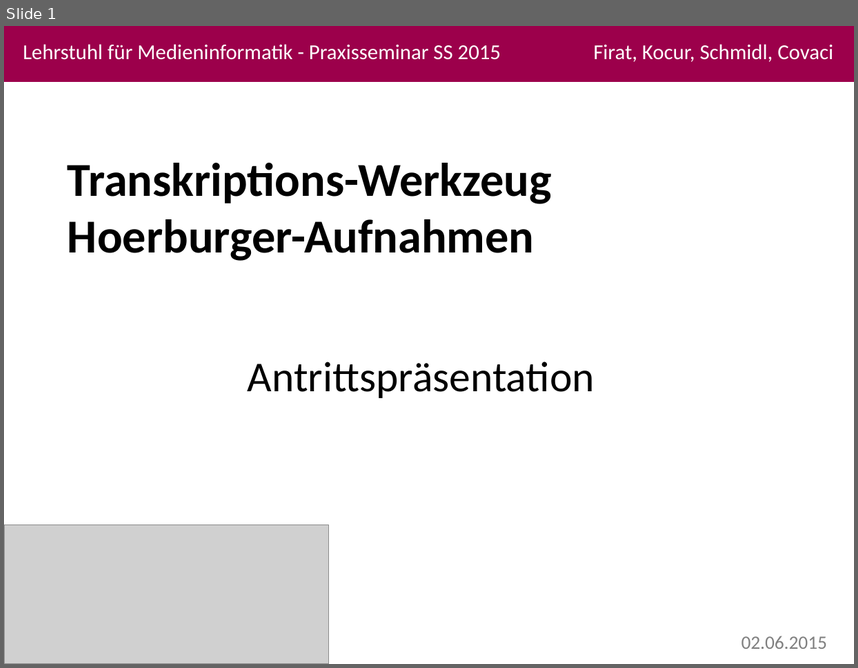
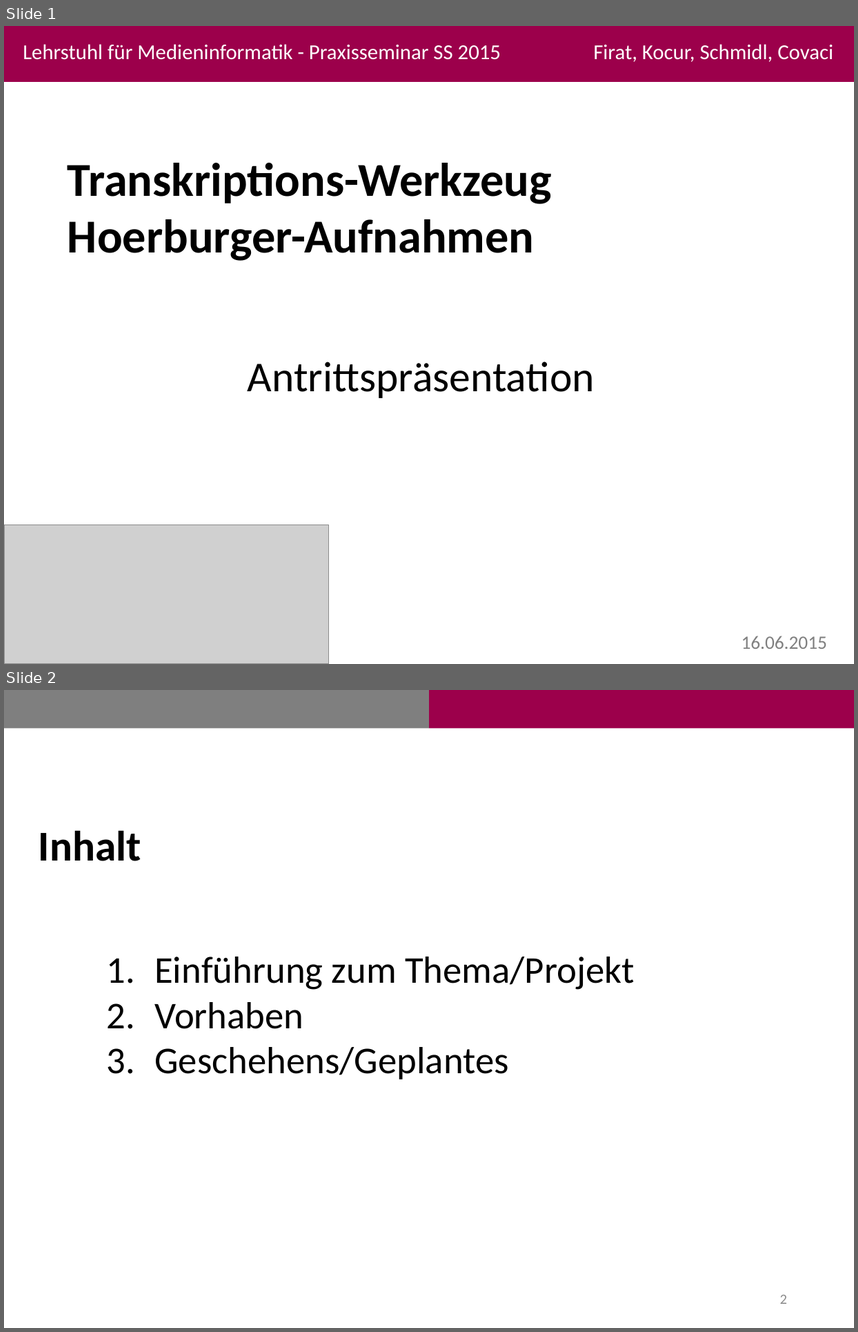
Before and after one commit to fairly99/Transkriptions-Werkzeug, a slide deck: Antrittspräsentation.pptx. Shown one above the other, each under a label of ours: slide 1 before the commit, slides 1 and 2 after it. The pictures are 858x668 and 858x1332 pixels, drawn with LibreOffice and Linux fonts; fonts in the diff are those of the drawing; grey boxes stand for pictures. Boxes give left, top, right and bottom in pixels: in the first picture for what was removed or moved away, otherwise in the second. Text is boxed around its words. In the diff, an @@ line names an element or a change of style, - is before the commit and + after.

```diff
--- a/Antrittspräsentation.pptx
+++ b/Antrittspräsentation.pptx
@@ slide 2 added at [4, 690, 854, 1328], background #FFFFFF @@
@@ rectangle added at [4, 690, 429, 728], fill #7F7F7F @@
@@ rectangle added at [429, 690, 854, 728], fill #9C004B @@
@@ text added at [38, 830, 141, 861], 36 pt, text #000000, bold @@
+Inhalt
@@ text added at [154, 956, 634, 1079], 32 pt, text #000000 @@
+1. Einführung zum Thema/Projekt
+2. Vorhaben
+3. Geschehens/Geplantes
@@ page number added at [780, 1294, 787, 1303], 12 pt, text #8C8C8C @@
+2
@@ slide 1 changed as well @@
@@ text at [742, 635, 827, 648]: text changed @@
-02.06.2015
+16.06.2015
```
Also in this commit, not shown: 10 other slides changed, 6 other slides added, 6 slides removed, 2 other files.
